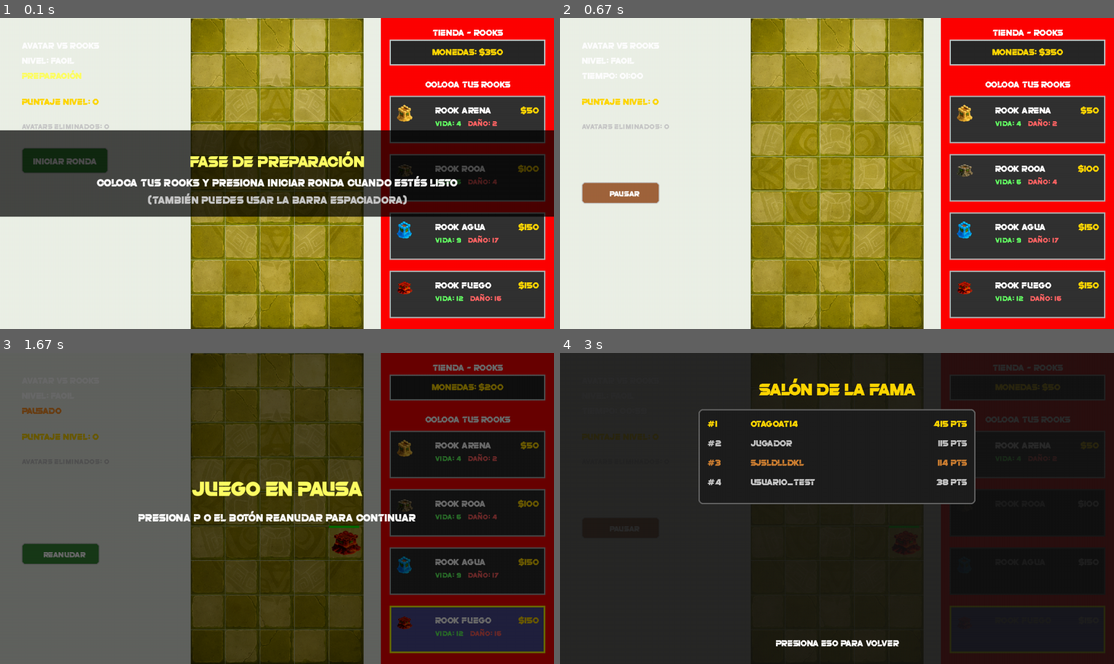
Above: before the commit, frames 1-4 (two rows, left to right).
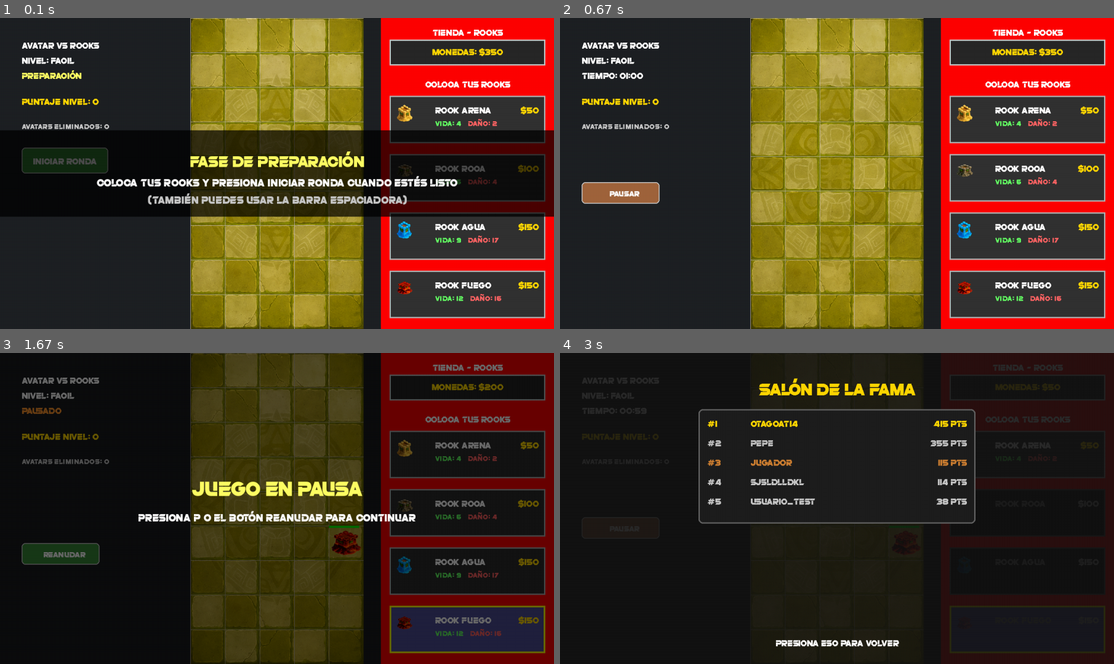
Above: after the commit, the same moments.

Repository: Otagoat14/AvatarVsRooksV2
Game: pygame game, started from Interfaz_Juego.py
Two runs of this game, one before a commit and one after it. Both use one fixed random seed, a clock stepped at 60 frames per second and the inputs below.
Inputs (mouse positions are in pixels of both pictures, inside the frame that each line leads up to):
- Up to frame 1 (0.1 s): no input
- Up to frame 2 (0.67 s): click "INICIAR RONDA" at 0.38 s
- Up to frame 3 (1.67 s): click "⏸️ PAUSAR" at 0.72 s; click (481, 617) at 1.05 s; click (343, 536) at 1.38 s
- Up to frame 4 (3 s): click "▶️ REANUDAR" at 1.72 s; tap F at 2 s; click (759, 443) at 2.38 s; tap Space at 2.67 s

The runs differ from the first frame. In frame 1, 35% of the frame differs, in the area x 0-69%, y 0-100%; in frame 2, 36%; in frame 3, 36%; in frame 4, 1.2%.

Commit message:
[CHANGE] Cambio de valores de personajes para mejor jugabuilidad

Diff:
--- a/Archivos/credenciales.json
+++ /dev/null
@@ -1 +0,0 @@
-{"usuario": "Pepe", "contrase\u00f1a": "dani3ljosue$"}
--- a/Logica_juego.py
+++ b/Logica_juego.py
@@ -240,30 +240,30 @@
         avatares_base = [
             {
                 "tipo": "Flechero",
-                "vida": 5, "daño": 2, "velocidad": 12.0, #12.0, si está en otro valor es para probar
-                "velocidad_ataque": 10.0, "probabilidad_spawn": 0.3,
-                "intervalo_spawn_base": 4.0,
+                "vida": 5, "daño": 2, "velocidad": 5.0,
+                "velocidad_ataque": 4.0, "probabilidad_spawn": 0.3,
+                "intervalo_spawn_base": 2.0,
                 "valor_monedas": 5
             },
             {
                 "tipo": "Escudero",
-                "vida": 10, "daño": 3, "velocidad": 10.0,
-                "velocidad_ataque": 15.0, "probabilidad_spawn": 0.2,
-                "intervalo_spawn_base": 6.0,  #
+                "vida": 10, "daño": 3, "velocidad": 8.0,
+                "velocidad_ataque": 6.0, "probabilidad_spawn": 0.2,
+                "intervalo_spawn_base": 4.0,  #
                 "valor_monedas": 10
             },
             {
                 "tipo": "Leñador",
-                "vida": 20, "daño": 9, "velocidad": 13.0,
+                "vida": 20, "daño": 9, "velocidad": 3.0,
                 "velocidad_ataque": 5.0, "probabilidad_spawn": 0.15,
-                "intervalo_spawn_base": 8.0,
+                "intervalo_spawn_base": 6.0,
                 "valor_monedas": 20
             },
             {
                 "tipo": "Caníbal",
-                "vida": 25, "daño": 12, "velocidad": 14.0,
-                "velocidad_ataque": 3.0, "probabilidad_spawn": 0.1,
-                "intervalo_spawn_base": 10.0,
+                "vida": 25, "daño": 12, "velocidad": 5.0,
+                "velocidad_ataque": 9.0, "probabilidad_spawn": 0.1,
+                "intervalo_spawn_base": 8.0,
                 "valor_monedas": 25
             }
         ]
--- a/salon_fama.json
+++ b/salon_fama.json
@@ -3,6 +3,11 @@
         "nombre": "otagoat14",
         "puntaje": 415,
         "fecha": "2025-11-13 16:37:36"
+    },
+    {
+        "nombre": "Pepe",
+        "puntaje": 355,
+        "fecha": "2025-11-17 22:28:27"
     },
     {
         "nombre": "Jugador",
